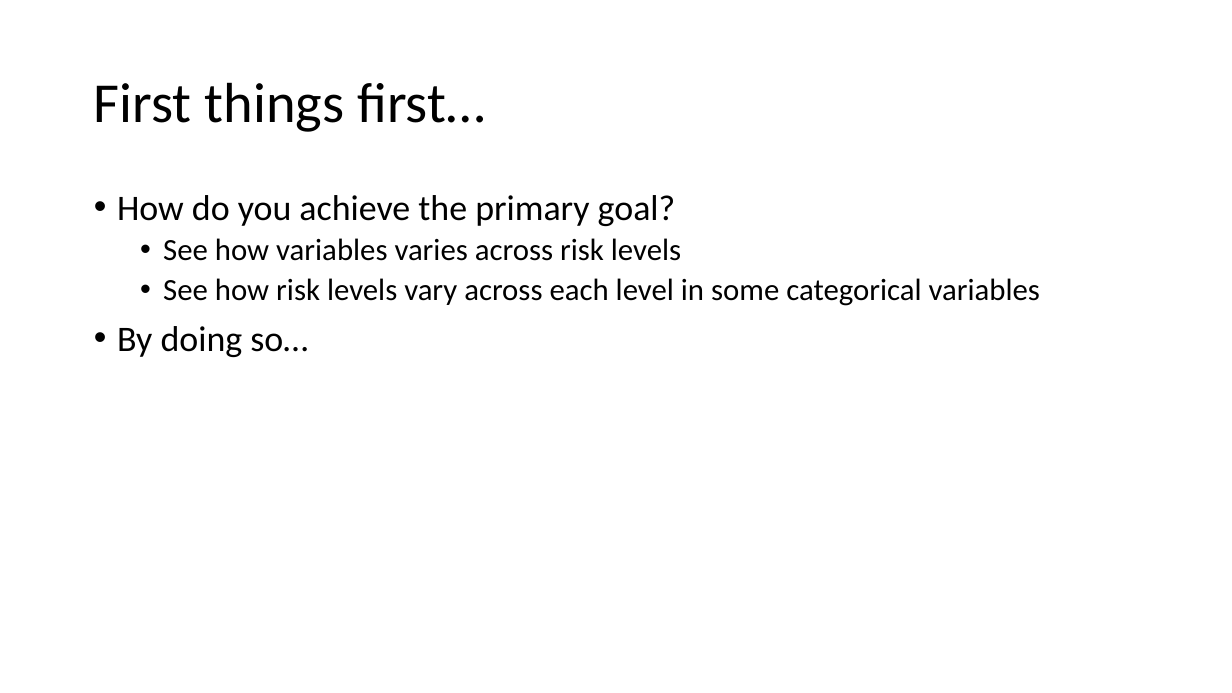
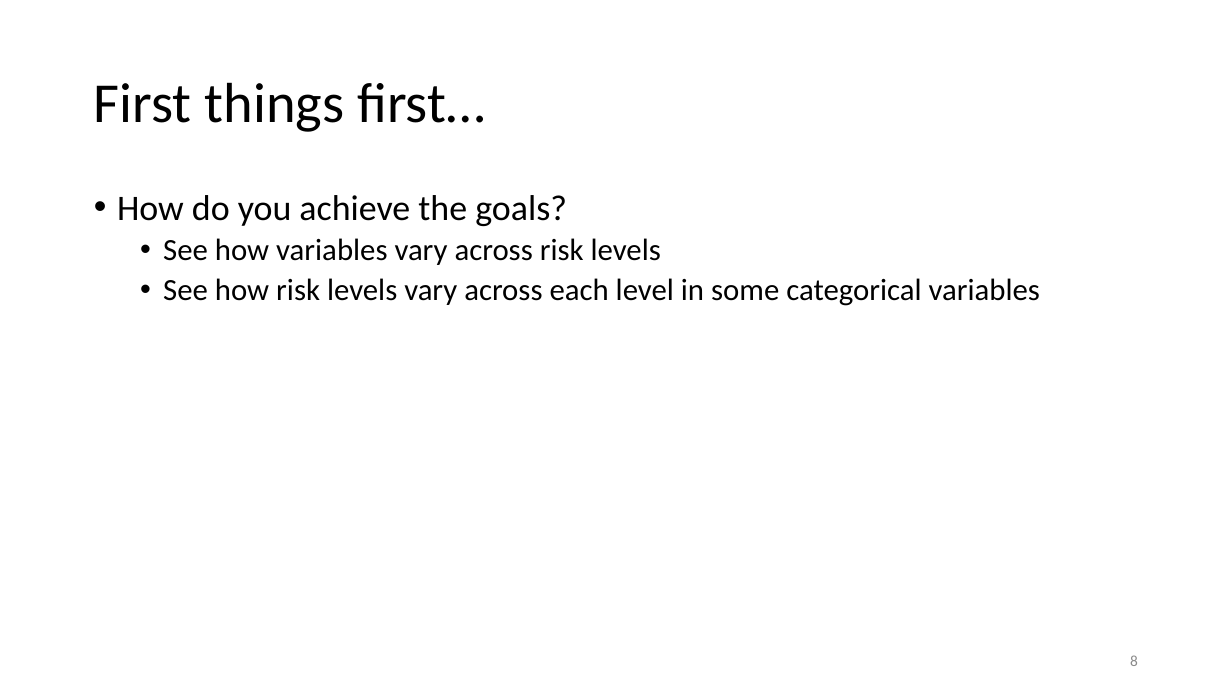
Before and after one commit to m2ng/hangseng-case, a slide deck: slide 8 of slides/hangseng_interview.pptx (slide 7 before the commit). Drawn at 1232x693 pixels with LibreOffice and Linux fonts; fonts in the diff are those of the drawing. Boxes give left, top, right and bottom in pixels: in the first picture for what was removed or moved away, otherwise in the second. Text is boxed around its words. In the diff, an @@ line names an element or a change of style, - is before the commit and + after.

```diff
--- a/slides/hangseng_interview.pptx
+++ b/slides/hangseng_interview.pptx
@@ text at <box>117,195,661,265</box>: text changed @@
-• How do you achieve the primary goal?
-  • See how variables varies across risk levels
+• How do you achieve the goals?
+  • See how variables vary across risk levels
@@ text at <box>117,326,308,357</box>: paragraph removed @@
-• By doing so…
@@ page number added at <box>1130,655,1138,666</box>, 12 pt, text #8C8C8C @@
+8
```
Also in this commit, not shown: 22 other slides changed, 22 slides added.
